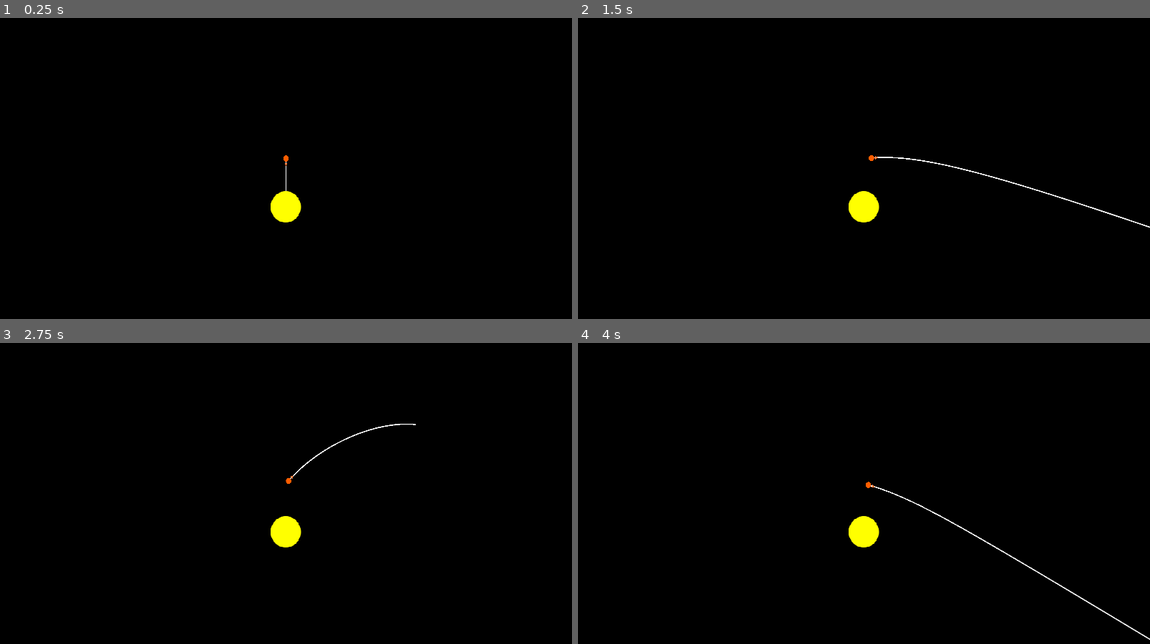
Above: before the commit, frames 1-4 (two rows, left to right).
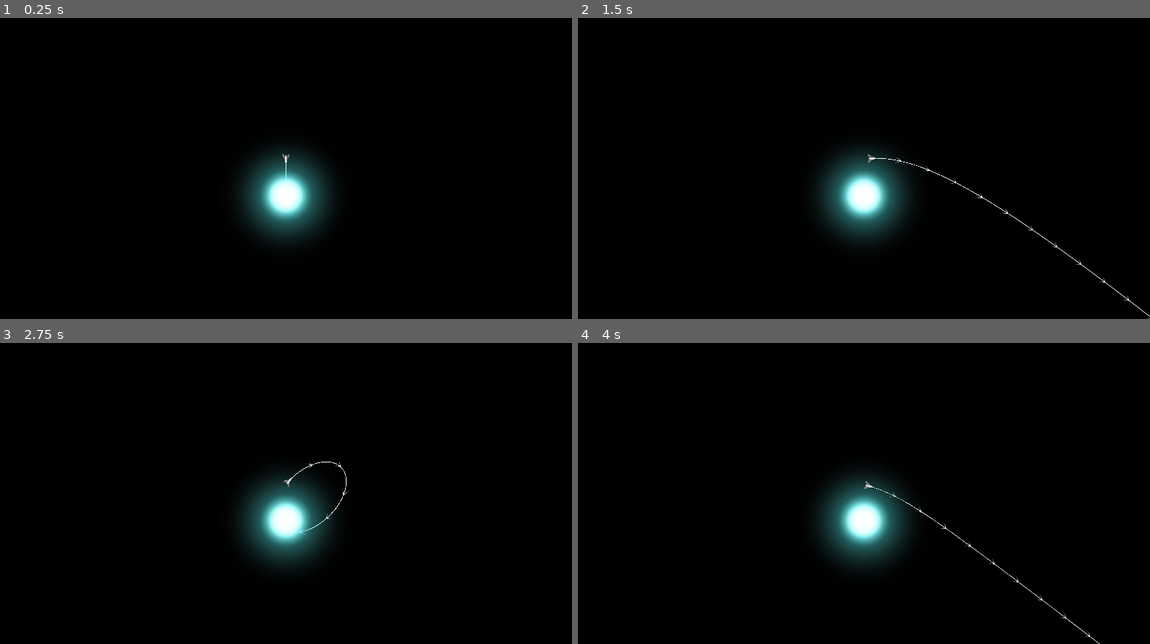
Above: after the commit, the same moments.

Repository: revanj/AstronautAndOrbit
Game: Godot game, scene res://MainTest.tscn
Two runs of this game, one before a commit and one after it. Both use one fixed random seed, a clock stepped at 60 frames per second and the inputs below.
Inputs (mouse positions are in pixels of both pictures, inside the frame that each line leads up to):
- Up to frame 1 (0.25 s): no input
- Up to frame 2 (1.5 s): tap Enter at 0.5 s; move the mouse to (989, 141) at 0.52 s; click (989, 141) at 0.67 s; click (989, 141) at 0.77 s; move the mouse to (749, 174) at 1.27 s; click (749, 174) at 1.42 s
- Up to frame 3 (2.75 s): click (171, 499) at 1.52 s; move the mouse to (343, 412) at 2.02 s; click (343, 412) at 2.17 s
- Up to frame 4 (4 s): move the mouse to (835, 547) at 2.77 s; click (835, 547) at 2.92 s; click (835, 547) at 3.02 s; tap Space at 3.5 s; move the mouse to (1035, 532) at 3.52 s; click (1035, 532) at 3.67 s; click (1035, 532) at 3.77 s

The runs differ from the first frame. In frame 1, 3.8% of the frame differs, in the area x 41-58%, y 43-75%; in frame 2, 4.3%; in frame 3, 4.0%; in frame 4, 4.3%, in the area x 41-100%, y 43-100%.

Commit message:
primitive arrow drawing

Diff:
--- a/Star.gd
+++ b/GravityObjects/GravityObject.gd
@@ -1,3 +1,4 @@
+class_name GravityObject
 extends Node2D
 
 @export var gravity_factor = 100000
--- /dev/null
+++ b/GravityObjects/Star.tscn
@@ -0,0 +1,11 @@
+[gd_scene load_steps=3 format=3 uid="uid://b160ih64nd20k"]
+
+[ext_resource type="Script" path="res://GravityObjects/GravityObject.gd" id="1_kfwey"]
+[ext_resource type="Texture2D" uid="uid://b6tmw15kmlkle" path="res://Art/StarBlue.svg" id="2_y02pq"]
+
+[node name="Star" type="Node2D"]
+modulate = Color(1, 26.04, 1, 1)
+script = ExtResource("1_kfwey")
+
+[node name="Sprite2D" type="Sprite2D" parent="."]
+texture = ExtResource("2_y02pq")
--- a/MainTest.tscn
+++ b/MainTest.tscn
@@ -1,16 +1,10 @@
-[gd_scene load_steps=10 format=3 uid="uid://w6gs4ljwad72"]
+[gd_scene load_steps=6 format=3 uid="uid://w6gs4ljwad72"]
 
 [ext_resource type="Script" path="res://InputHandler.gd" id="1_eak1g"]
-[ext_resource type="Script" path="res://Spaceship.gd" id="1_ohjsx"]
-[ext_resource type="Texture2D" uid="uid://w4cau1do5o04" path="res://orange_circle.svg" id="1_seg6n"]
-[ext_resource type="Texture2D" uid="uid://hxemiym11g4n" path="res://Triangle_Orange.svg" id="2_yw1gj"]
+[ext_resource type="PackedScene" uid="uid://b160ih64nd20k" path="res://GravityObjects/Star.tscn" id="3_2t0na"]
+[ext_resource type="Texture2D" uid="uid://dmhvljlcexvx4" path="res://Art/Arrow2.png" id="3_qmdwb"]
 [ext_resource type="Script" path="res://StarFields.gd" id="4_30y0s"]
-[ext_resource type="Script" path="res://TrajectoryDraw.gd" id="4_i3jne"]
-[ext_resource type="Script" path="res://Star.gd" id="5_h66qn"]
-[ext_resource type="Script" path="res://SpaceshipVisual.gd" id="5_pq0la"]
-
-[sub_resource type="CircleShape2D" id="CircleShape2D_78t37"]
-radius = 29.0172
+[ext_resource type="PackedScene" uid="uid://bb832x8inl183" path="res://Spaceship/Spaceship.tscn" id="4_hcorw"]
 
 [node name="MainTest" type="Node2D"]
 texture_filter = 1
@@ -23,39 +17,11 @@
 [node name="StarFields" type="Node2D" parent="."]
 process_mode = 3
 script = ExtResource("4_30y0s")
+arrow_texture = ExtResource("3_qmdwb")
 
-[node name="Star" type="Node2D" parent="StarFields"]
-modulate = Color(1, 26.04, 1, 1)
-position = Vector2(0, 163)
-scale = Vector2(1.86815, 1.95432)
-script = ExtResource("5_h66qn")
+[node name="Star" parent="StarFields" instance=ExtResource("3_2t0na")]
+position = Vector2(0, 125)
 
-[node name="Sprite2D" type="Sprite2D" parent="StarFields/Star"]
-texture = ExtResource("1_seg6n")
-
-[node name="Spaceship" type="CharacterBody2D" parent="StarFields"]
-process_mode = 1
-scale = Vector2(0.335072, 0.380502)
-motion_mode = 1
-platform_on_leave = 2
-platform_floor_layers = 4278190080
-script = ExtResource("1_ohjsx")
-
-[node name="CollisionShape2D" type="CollisionShape2D" parent="StarFields/Spaceship"]
-shape = SubResource("CircleShape2D_78t37")
-
-[node name="SpaceshipVisual" type="Sprite2D" parent="StarFields/Spaceship"]
-texture_filter = 1
-rotation = 0.0866643
-texture = ExtResource("1_seg6n")
-script = ExtResource("5_pq0la")
-
-[node name="TriangleOrange" type="Sprite2D" parent="StarFields/Spaceship/SpaceshipVisual"]
-position = Vector2(53, 0)
-rotation = 1.5708
-texture = ExtResource("2_yw1gj")
-
-[node name="TrajectoryDraw" type="Node" parent="StarFields/Spaceship"]
-script = ExtResource("4_i3jne")
+[node name="Spaceship" parent="StarFields" instance=ExtResource("4_hcorw")]
 
 [node name="Camera2D" type="Camera2D" parent="StarFields"]
--- /dev/null
+++ b/Spaceship/Spaceship.tscn
@@ -0,0 +1,28 @@
+[gd_scene load_steps=5 format=3 uid="uid://bb832x8inl183"]
+
+[ext_resource type="Script" path="res://Spaceship.gd" id="1_i0tod"]
+[ext_resource type="Texture2D" uid="uid://bqutp1bnygknl" path="res://Art/ship.png" id="2_v7d53"]
+[ext_resource type="Script" path="res://SpaceshipVisual.gd" id="3_ya8jj"]
+
+[sub_resource type="RectangleShape2D" id="RectangleShape2D_3y11g"]
+size = Vector2(77.5953, 20)
+
+[node name="Spaceship" type="CharacterBody2D"]
+process_mode = 1
+scale = Vector2(0.335072, 0.380502)
+motion_mode = 1
+platform_on_leave = 2
+platform_floor_layers = 4278190080
+script = ExtResource("1_i0tod")
+
+[node name="CollisionShape2D" type="CollisionShape2D" parent="."]
+position = Vector2(5.96887, 0)
+shape = SubResource("RectangleShape2D_3y11g")
+
+[node name="SpaceshipVisual" type="Node2D" parent="."]
+script = ExtResource("3_ya8jj")
+
+[node name="Ship" type="Sprite2D" parent="SpaceshipVisual"]
+rotation = 1.5708
+scale = Vector2(0.3, 0.3)
+texture = ExtResource("2_v7d53")
--- a/SpaceshipVisual.gd
+++ b/SpaceshipVisual.gd
@@ -1,4 +1,4 @@
-extends Sprite2D
+extends Node2D
 
 func set_heading(dir:Vector2):
 	if (dir == Vector2.ZERO):
--- a/StarFields.gd
+++ b/StarFields.gd
@@ -7,14 +7,18 @@
 var stars
 
 @onready var spaceship:Node2D = $Spaceship
+@export var arrow_texture: Texture
 
+var half_texture_width: float
 
+class TrajectoryData:
+	var points_arc
+	var arrow_pos
+	var arrow_dir
 
 func _ready():
 	stars = get_children().filter(func(x:Node): return x.has_method("get_gravity_vector"))
-	print(len(stars))
-
-	print("spaceship is", spaceship)
+	half_texture_width = arrow_texture.get_width()/2
 
 func get_field_at(pos):
 	var result = Vector2.ZERO
@@ -26,31 +30,55 @@
 	spaceship.field_dir = get_field_at(spaceship.global_position)
 
 
-func get_trajectory(start_pos, start_vel, nb_points, dt):
+func get_trajectory(start_pos, start_vel, nb_points, dt, ds):
 	var points_arc = PackedVector2Array()
+	var arrow_pos = PackedVector2Array()
+	var arrow_directions = PackedVector2Array()
+
 	points_arc.push_back(start_pos)
 	var current_point = start_pos
 	var current_vel = start_vel
+	var s_accumulate = 0
 	for i in range(nb_points + 1):
-		current_point = current_point + current_vel * dt
+		var s = current_vel * dt
+		current_point = current_point + s
 		current_vel = current_vel + get_field_at(current_point) * dt
+		s_accumulate += s.length()
+		if s_accumulate >= ds:
+			arrow_pos.push_back(current_point)
+			arrow_directions.push_back(current_vel)
+			s_accumulate = 0
 		points_arc.push_back(current_point)
-
-	return points_arc
+	var ret = TrajectoryData.new()
+	ret.points_arc = points_arc
+	ret.arrow_pos = arrow_pos
+	ret.arrow_dir = arrow_directions
+	return ret
 
 func _process(delta):
 	queue_redraw()
 
 func _draw():
 	var color = Color(1.0, 1.0, 1.0)
-	var nb_points = 1000
-	var points_arc = PackedVector2Array()
-	print(get_global_mouse_position())
-#	if (spaceship.velocity_cached == Vector2.INF):
-#		points_arc = get_trajectory(spaceship.global_position, spaceship.velocity, nb_points, 50)
-#	else:
-	print(spaceship.velocity)
-	points_arc = get_trajectory(spaceship.global_position, spaceship.velocity, nb_points, 1.0/30.0)
+	var nb_points = 2000
 
+	var trajectory_data = get_trajectory(
+		spaceship.global_position,
+		spaceship.velocity,
+		nb_points, 1.0/30.0, 100)
+
+	var points_arc = trajectory_data.points_arc
+	var arrow_pos = trajectory_data.arrow_pos
+	var arrow_dir = trajectory_data.arrow_dir
+
+	draw_set_transform(Vector2.ZERO, 0)
 	for index_point in range(nb_points):
-		draw_circle(points_arc[index_point], 2, color)
+		draw_circle(points_arc[index_point], 1, color)
+
+	for index_point in range(len(arrow_pos)):
+		draw_set_transform(
+			arrow_pos[index_point],
+			Vector2.DOWN.angle_to(arrow_dir[index_point]) + PI,
+			Vector2(0.08, 0.08)
+		)
+		draw_texture(arrow_texture, Vector2(-half_texture_width, 0))
Binary file added: Art/Arrow2.png
Not shown, added: Art/Arrow2.png.import
